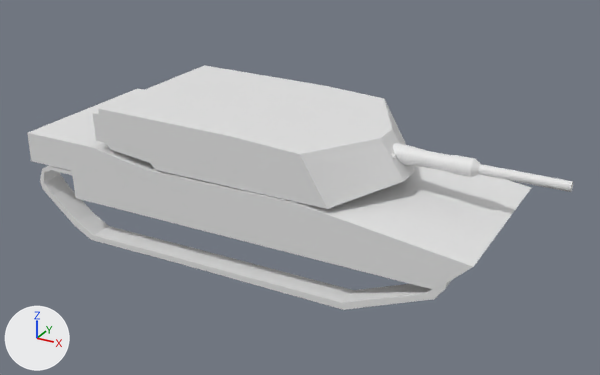
Renders of the Blender file Modeling/M1A1/BaseM1A1.blend from each side of a commit.
Rendered twice from a camera (50 mm lens) standing at (3.11, -5.92, 3.17) and looking at (-0.17, 0.04, 0.2). The axes (+X, +Y, +Z) are drawn at lower left. The lights are the same throughout.

Objects in the first picture: 'Gun', 'Hull', 'Right Track', 'Turret'.
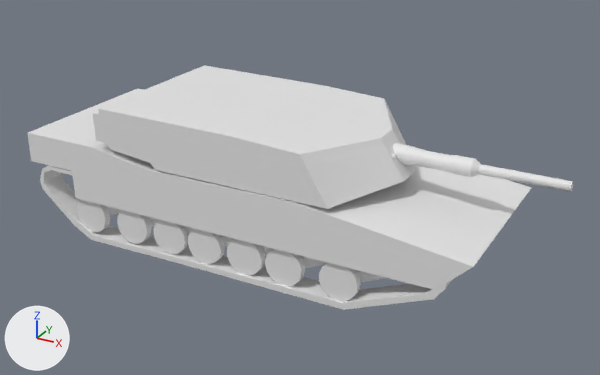
Location of each change, (x1, y1, x2, y2) in pixels of the pictures (600 x 375 px):
```json
{"object": "Roadwheel.001", "change": "added", "after": [319, 263, 386, 301]}
{"object": "Roadwheel", "change": "added", "after": [265, 249, 327, 286]}
{"object": "Roadwheel.002", "change": "added", "after": [227, 239, 272, 275]}
{"object": "Roadwheel.003", "change": "added", "after": [188, 229, 233, 264]}
{"object": "Roadwheel.004", "change": "added", "after": [154, 220, 194, 254]}
{"object": "Roadwheel.005", "change": "added", "after": [117, 210, 159, 244]}
{"object": "Roadwheel.006", "change": "added", "after": [77, 200, 122, 232]}
```

Scene script edits in JSON lines:
```json
{"op": "add", "block": "me_circle_006", "code": ["me_circle_006 = bpy.data.meshes.new('Circle.006')", "me_circle_006.from_pydata(...)  # 80 vertices, 49 faces, 2 loose edges; spans x -1.0..2.99, y -1.0..1.0, z -0.39..0.33"]}
{"op": "add", "block": "ob_roadwheel_006", "code": ["ob_roadwheel_006 = bpy.data.objects.new('Roadwheel.006', me_circle_006)", "ob_roadwheel_006.location = (-1.951, -0.671, -0.165)", "ob_roadwheel_006.rotation_euler = (-1.579, 0.0, 0.0)  # degrees (-90, 0, 0)", "ob_roadwheel_006.scale = (0.169, 0.169, 0.169)"]}
{"op": "add", "block": "ob_roadwheel_005", "code": ["ob_roadwheel_005 = bpy.data.objects.new('Roadwheel.005', me_circle_006.copy())", "ob_roadwheel_005.location = (-1.472, -0.671, -0.165)", "ob_roadwheel_005.rotation_euler = (-1.579, 0.0, 0.0)  # degrees (-90, 0, 0)", "ob_roadwheel_005.scale = (0.169, 0.169, 0.169)"]}
{"op": "add", "block": "ob_roadwheel_004", "code": ["ob_roadwheel_004 = bpy.data.objects.new('Roadwheel.004', me_circle_006.copy())", "ob_roadwheel_004.location = (-1.058, -0.671, -0.165)", "ob_roadwheel_004.rotation_euler = (-1.579, 0.0, 0.0)  # degrees (-90, 0, 0)", "ob_roadwheel_004.scale = (0.169, 0.169, 0.169)"]}
{"op": "add", "block": "ob_roadwheel_003", "code": ["ob_roadwheel_003 = bpy.data.objects.new('Roadwheel.003', me_circle_006.copy())", "ob_roadwheel_003.location = (-0.684, -0.671, -0.165)", "ob_roadwheel_003.rotation_euler = (-1.579, 0.0, 0.0)  # degrees (-90, 0, 0)", "ob_roadwheel_003.scale = (0.169, 0.169, 0.169)"]}
{"op": "add", "block": "ob_roadwheel_002", "code": ["ob_roadwheel_002 = bpy.data.objects.new('Roadwheel.002', me_circle_006.copy())", "ob_roadwheel_002.location = (-0.28, -0.671, -0.165)", "ob_roadwheel_002.rotation_euler = (-1.579, 0.0, 0.0)  # degrees (-90, 0, 0)", "ob_roadwheel_002.scale = (0.169, 0.169, 0.169)"]}
{"op": "add", "block": "ob_roadwheel_001", "code": ["ob_roadwheel_001 = bpy.data.objects.new('Roadwheel.001', me_circle_006.copy())", "ob_roadwheel_001.location = (0.603, -0.678, -0.156)", "ob_roadwheel_001.rotation_euler = (-1.579, 0.0, 0.0)  # degrees (-90, 0, 0)", "ob_roadwheel_001.scale = (0.169, 0.169, 0.169)"]}
{"op": "add", "block": "ob_roadwheel", "code": ["ob_roadwheel = bpy.data.objects.new('Roadwheel', me_circle_006.copy())", "ob_roadwheel.location = (0.1, -0.671, -0.165)", "ob_roadwheel.rotation_euler = (-1.579, 0.0, 0.0)  # degrees (-90, 0, 0)", "ob_roadwheel.scale = (0.169, 0.169, 0.169)"]}
```
